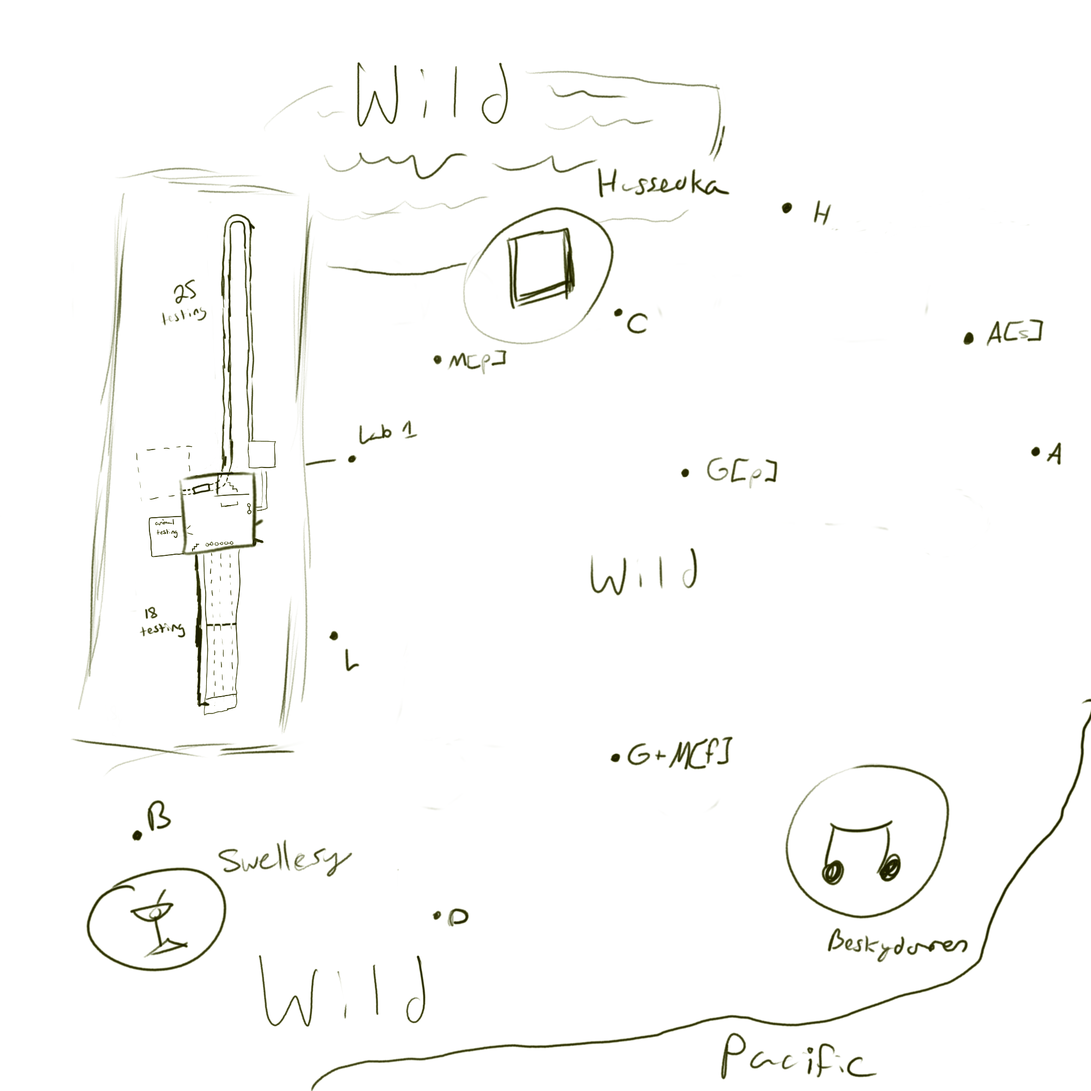
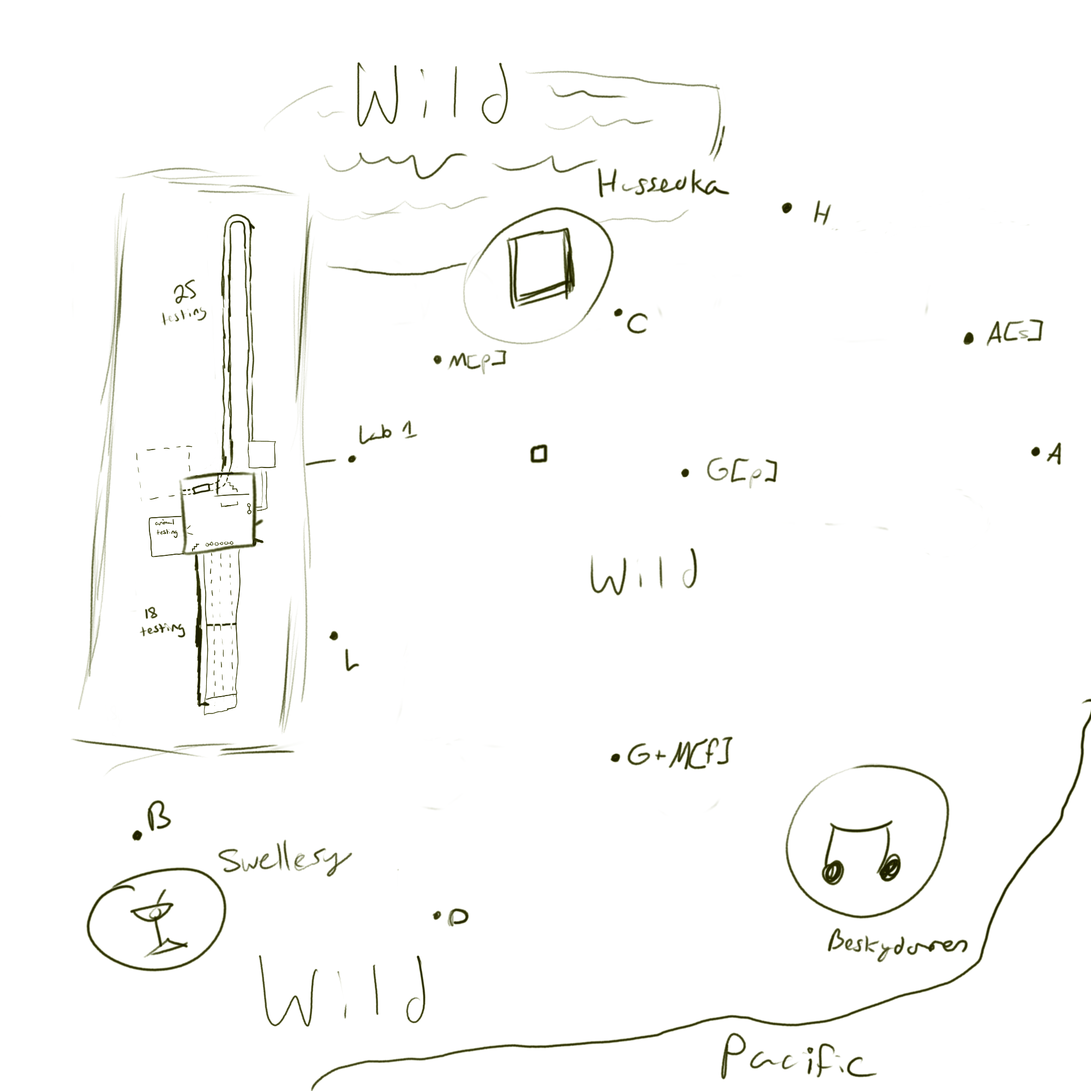
Comparing the layer stacks of the two 1091 × 1091 images. Changes:
painted on "Paint Layer 1" over [529, 443, 549, 464]
